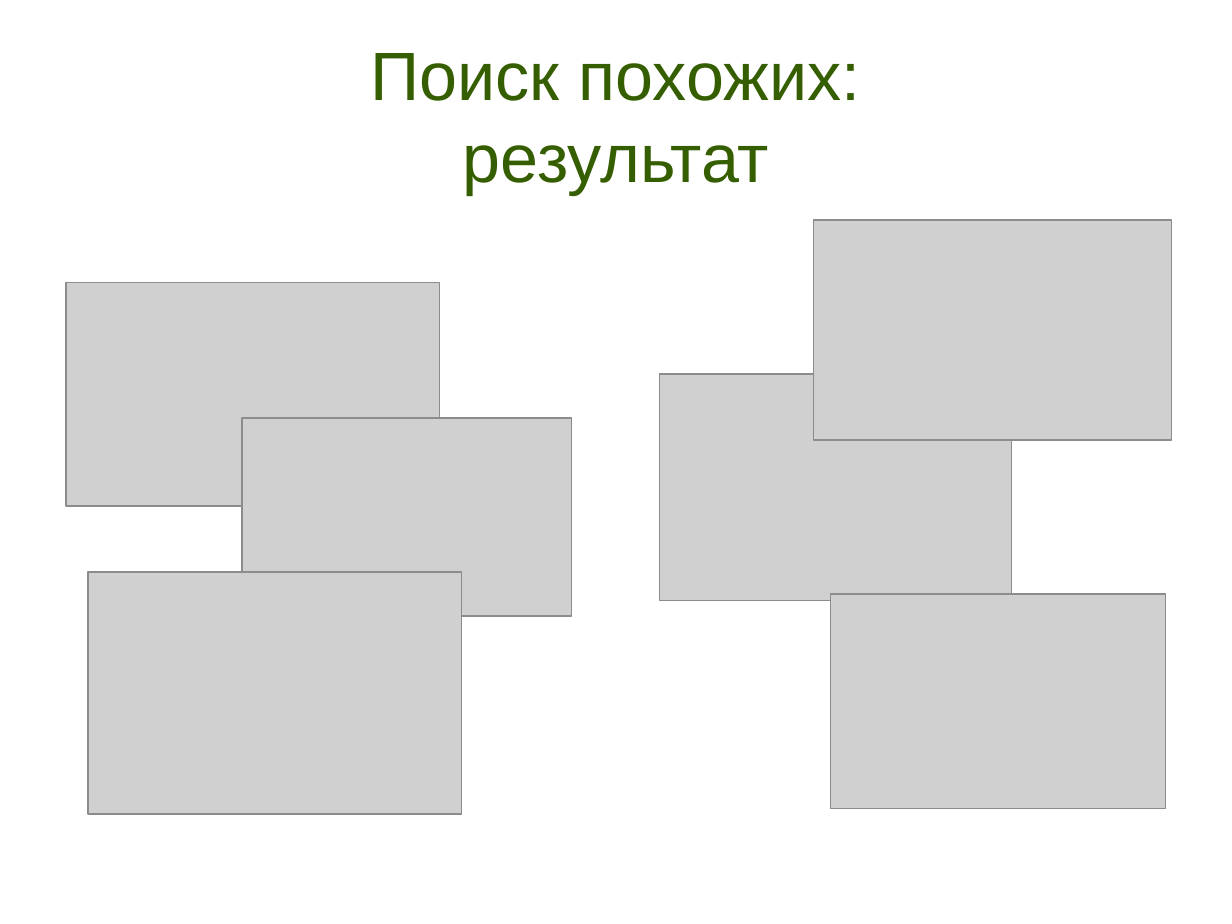
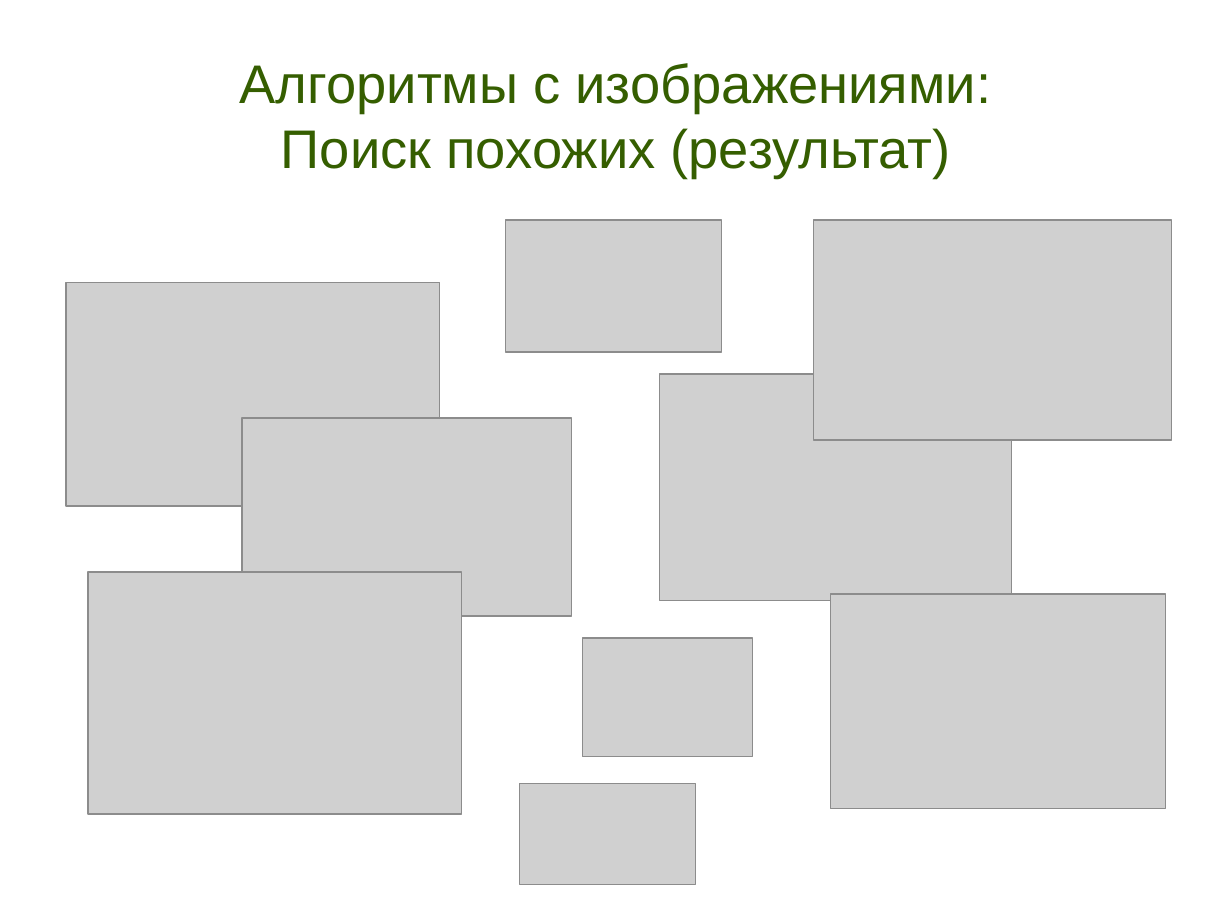
Before and after one commit to tipe/searchbycolor, a slide deck: slide 12 of Presentation.odp. Drawn at 1232x924 pixels with LibreOffice and Linux fonts; fonts in the diff are those of the drawing; grey boxes stand for pictures. Boxes give left, top, right and bottom in pixels: in the first picture for what was removed or moved away, otherwise in the second. Text is boxed around its words. In the diff, an @@ line names an element or a change of style, - is before the commit and + after.

```diff
--- a/Presentation.odp
+++ b/Presentation.odp
@@ title at [240, 63, 991, 178]: text changed; size 44 to 35 pt @@
-Поиск похожих:
-результат
+Алгоритмы с изображениями:
+Поиск похожих (результат)
@@ picture added at [506, 220, 722, 352] @@
@@ picture added at [582, 638, 752, 757] @@
@@ picture added at [520, 784, 695, 885] @@
```
Also in this commit, not shown: 5 other slides changed, 1 slide added, 1 slide removed, 6 other files.
